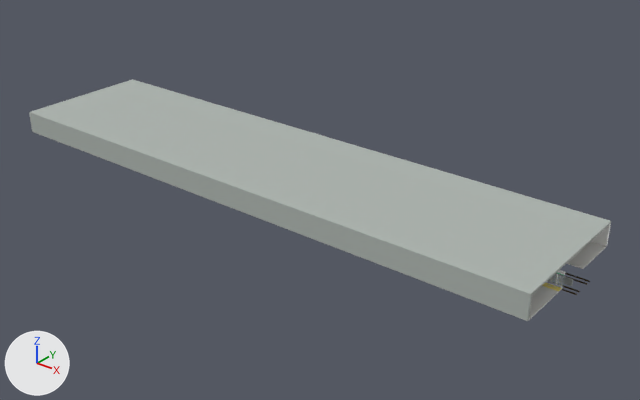
The glTF model game/public/models/map/Z5_PLATFORM.glb as it was, and as the next commit left it.
Rendered twice from a 50 mm camera at (253.2, -111.0, 56.8) aimed at (150.2, 17.8, -23.0). Lighting does not change. The marker at lower left points along +X, +Y and +Z. The first picture is the older version. Where no turn or scale is listed for an object, it has been applied to the vertices.

The first picture shows 'Z5_ceiling', 'Z5_wall_S' and 8 more.
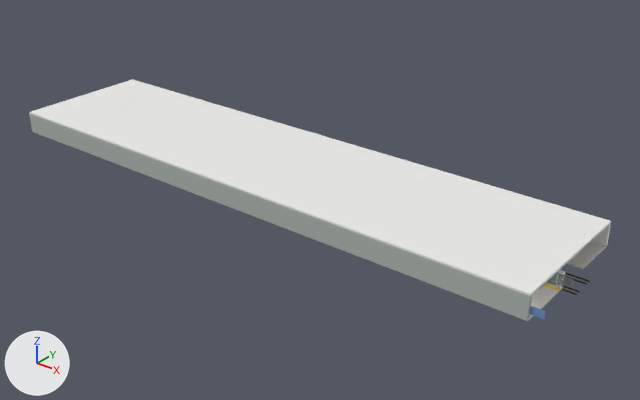
Where the change shows, as pixel boxes (x1, y1, x2, y2) in the pictures (640 x 400 px):
'Z5_ceiling', recoloured (grey to white)
    both: (29, 79, 611, 296)
'Z5_wall_ad', added (mostly hidden)
    after: (530, 306, 545, 319)

What the commit changed:
Material 'ST_CEIL' (mat_st_ceil) is new.
Its base color is (0.84, 0.84, 0.82) (white #ececea).
Its roughness is 0.7.
Material 'AD_PANEL' (mat_ad_panel) is new.
Its base color is (0.16, 0.28, 0.55) (blue #6f90c4).
me_cube_128 has 8 vertices, 12 faces and spans x -64.0..64.0, y -15.6..15.6, z -0.2..0.2.
me_cube_128 no longer uses material mat_gb_wall (grey #adb5af).
me_cube_128 gains material mat_st_ceil (white #ececea).
Mesh me_z5_wall_ad is new.
It has 232 vertices, 348 faces and spans x 79.0..208.4, y 0.0..0.1, z -19.0..-17.6.
It uses material mat_ad_panel (blue #6f90c4).
Object 'Z5_wall_ad' (ob_z5_wall_ad) is new; it shows me_z5_wall_ad.
Its location is (0.0, 0.0, 0.0).
